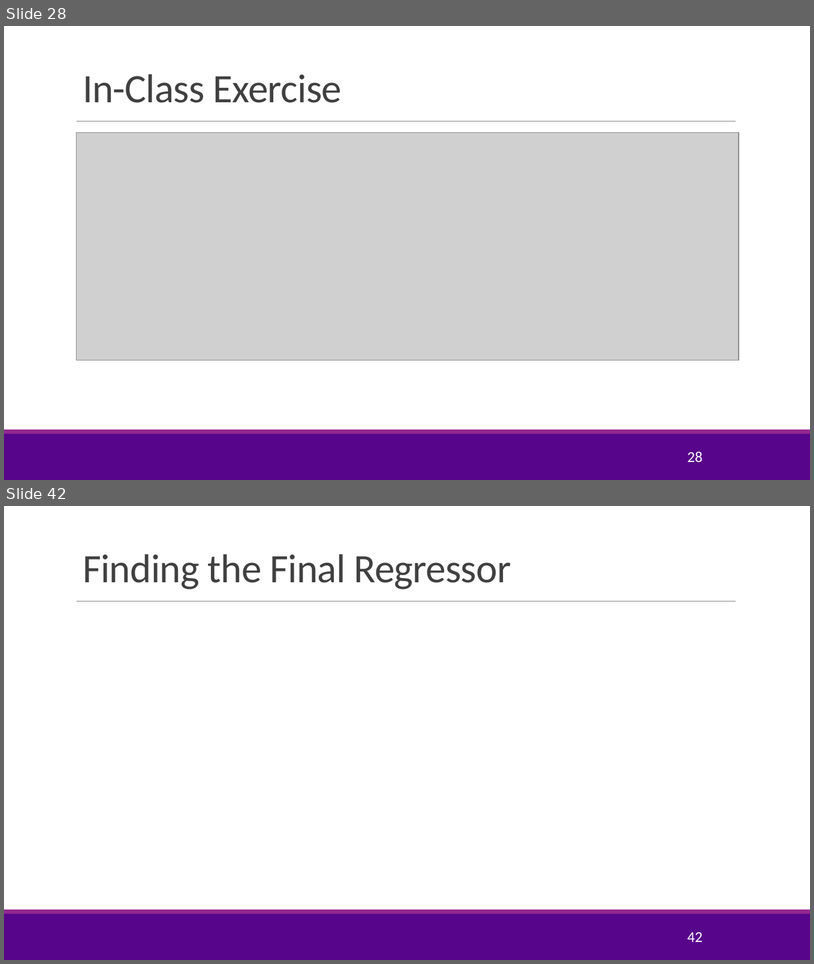
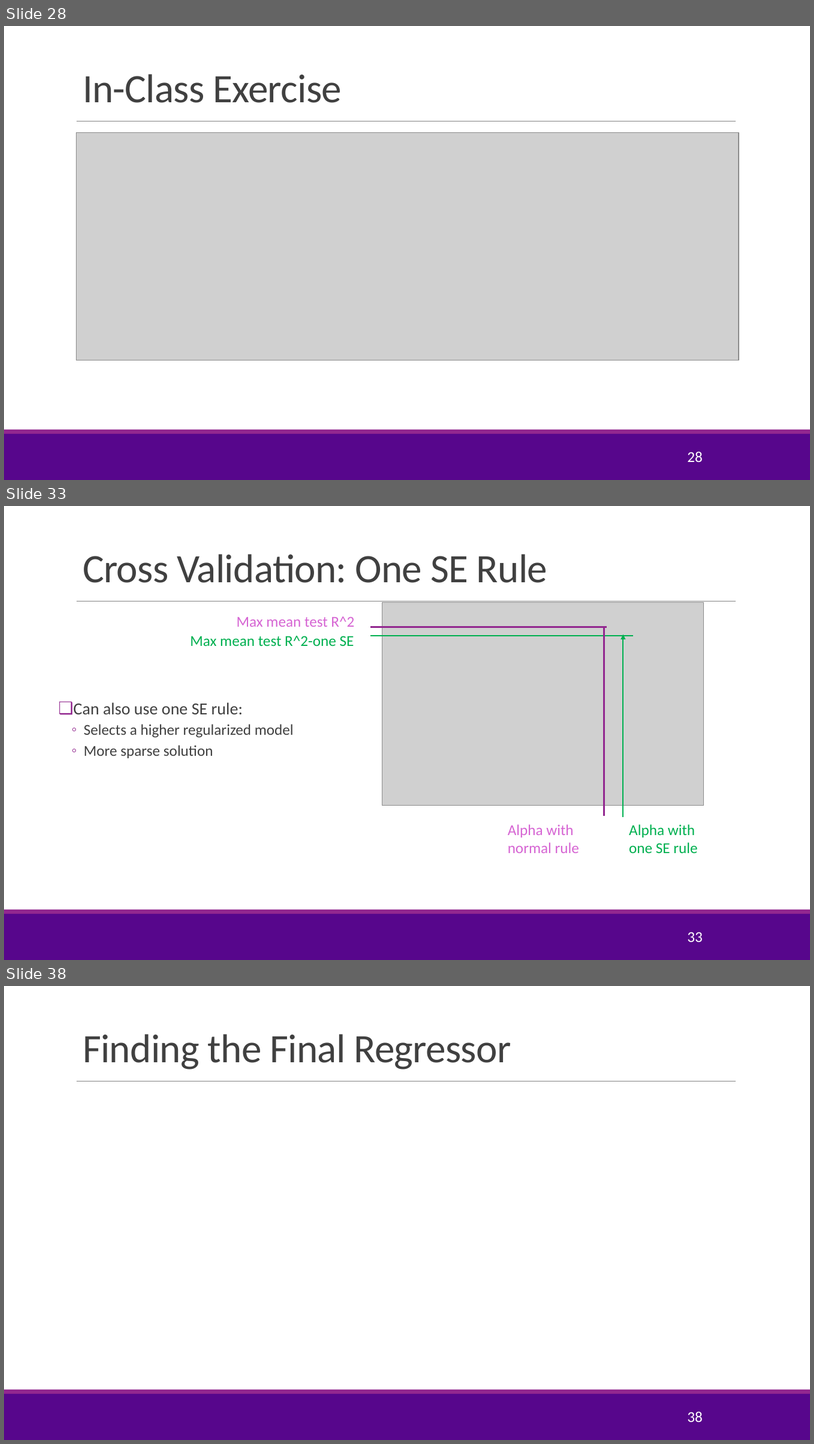
Before and after one commit to sdrangan/introml, a slide deck: lectures/Lect05_Lasso.pptx. Shown one above the other, each under a label of ours: slides 28 and 42 before the commit, slides 28, 33 and 38 after it; the slides between them are not shown. The pictures are 814x964 and 814x1444 pixels, drawn with LibreOffice and Linux fonts; fonts in the diff are those of the drawing; grey boxes stand for pictures; background and template pictures are left out. Boxes give left, top, right and bottom in pixels: in the first picture for what was removed or moved away, otherwise in the second. Text is boxed around its words. In the diff, an @@ line names an element or a change of style, - is before the commit and + after.

```diff
--- a/lectures/Lect05_Lasso.pptx
+++ b/lectures/Lect05_Lasso.pptx
@@ slide 33 added at [4,506,810,960], background #FFFFFF; not listed: 3 template elements that a slide beside it also shows @@
@@ title added at [83,554,548,583], 48 pt, text #404040 @@
+Cross Validation: One SE Rule
@@ picture added at [382,602,704,805] @@
@@ text added at [237,616,354,627], 18 pt, text #D665D3 @@
+Max mean test R^2
@@ line added from (607, 627) to (371, 627), #92278F 1.75 pt @@
@@ line added from (605, 816) to (605, 627), #92278F 1.75 pt @@
@@ text added at [190,636,354,646], 18 pt, text #00B050 @@
+Max mean test R^2-one SE
@@ line added from (633, 636) to (371, 636), #00B050 1.75 pt @@
@@ arrow added from (623, 817) to (623, 634), #00B050 1.5 pt @@
@@ text added at [74,702,294,758], 18 pt, text #404040 @@
+❑ Can also use one SE rule:
+  ◦ Selects a higher regularized model
+  ◦ More sparse solution
@@ text added at [508,824,579,853], 18 pt, text #D665D3 @@
+Alpha with
+normal rule
@@ text added at [629,824,698,853], 18 pt, text #00B050 @@
+Alpha with
+one SE rule
@@ page number added at [687,931,703,942], 18 pt, text #FFFFFF @@
+33
@@ what was slide 42 is now slide 38 @@
@@ page number at [687,1411,703,1422]: text changed @@
-42
+38
```
Also in this commit, not shown: 5 slides changed, 7 other slides added, 7 slides removed, 1 other file.
